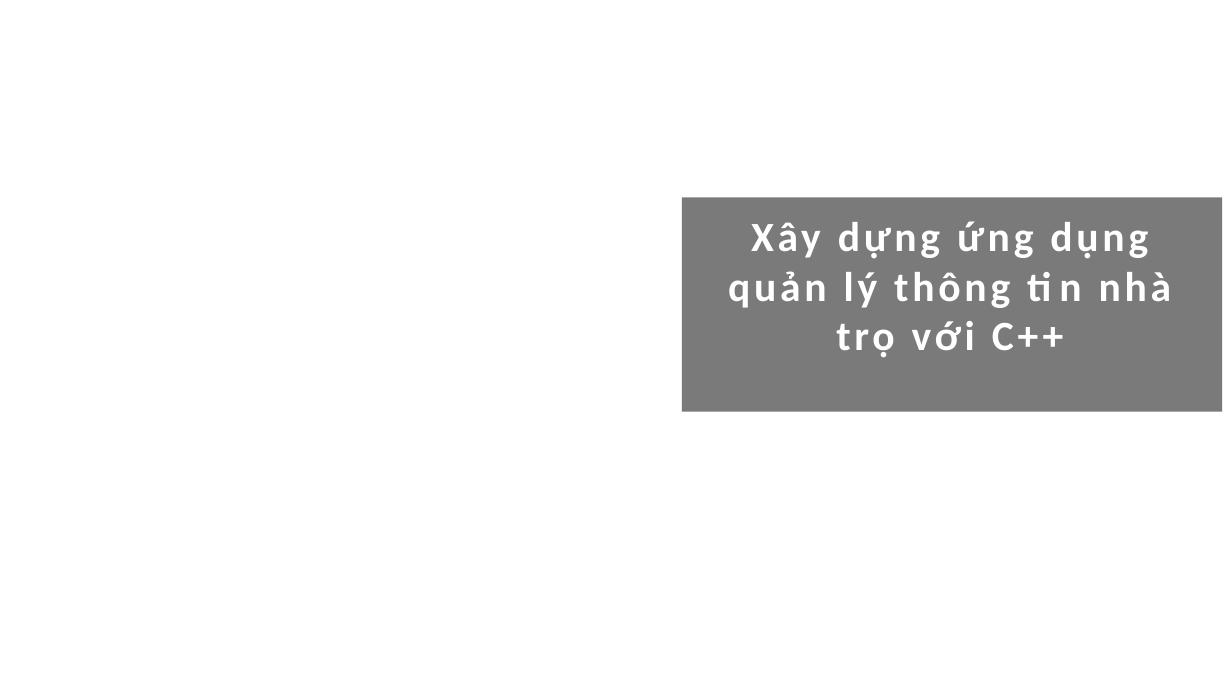
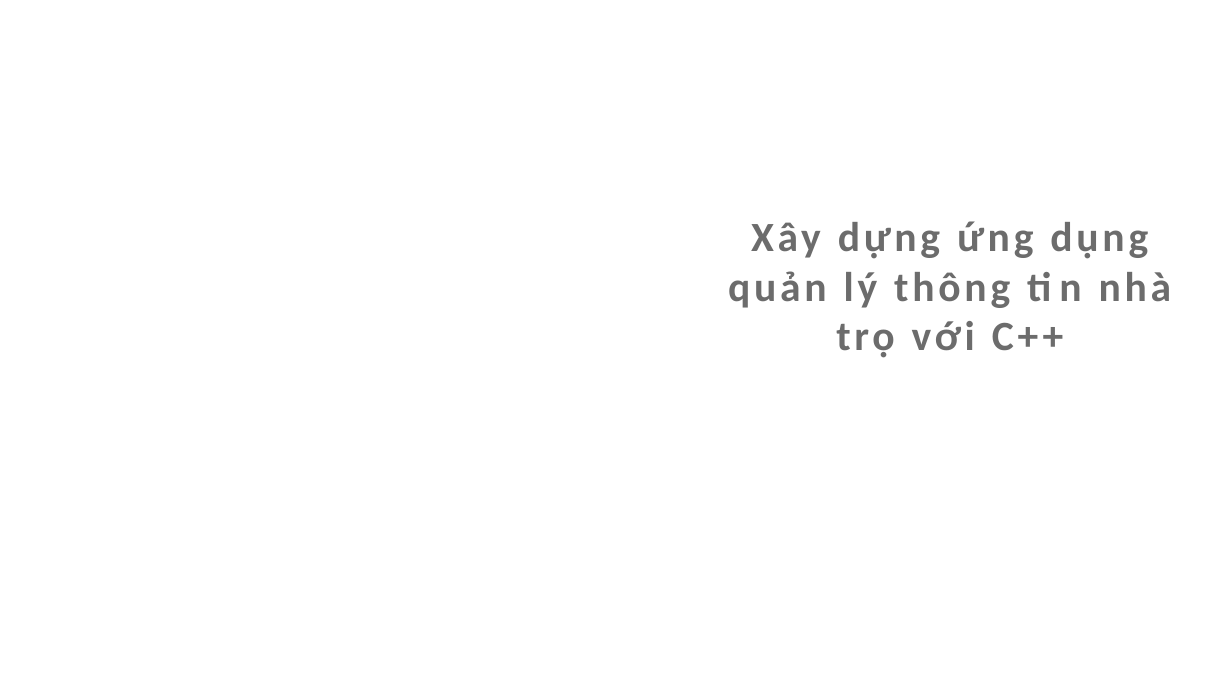
Before and after one commit to thanhphn2002/QuanLyPhongTro, a slide deck: slide 1 of QuanLyPhongTro.pptx. Drawn at 1232x693 pixels with LibreOffice and Linux fonts; fonts in the diff are those of the drawing; background and template pictures are left out. Boxes give left, top, right and bottom in pixels: in the first picture for what was removed or moved away, otherwise in the second. Text is boxed around its words. In the diff, an @@ line names an element or a change of style, - is before the commit and + after.

Commit message:
chinh sua pp 1 chut xiu

```diff
--- a/QuanLyPhongTro.pptx
+++ b/QuanLyPhongTro.pptx
@@ title "Xây dựng ứng dụng quản ...": place and size @@
-title "Xây dựng ứng dụng quản ..." at [681,197,1222,411]
+title "Xây dựng ứng dụng quản ..." at [728,221,1172,358]
@@ title "Xây dựng ứng dụng quản ..." at [728,221,1172,358]: text colour #FFFFFF to #6C6C6C; fill #6C6C6C at 90% opacity to none @@
```
